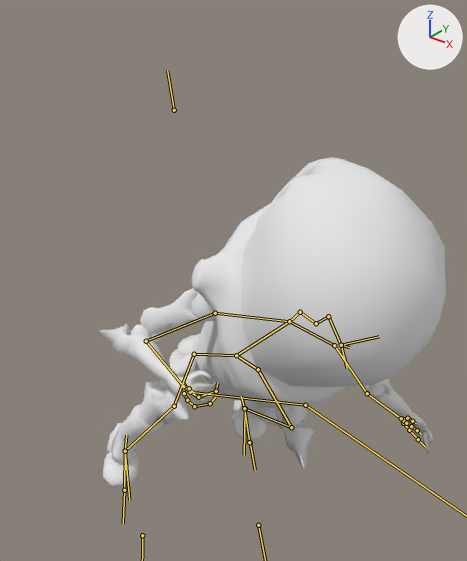
The Blender file Tools/Models/Players/martianwarrior_v_3.blend: old version first, new version second.
Before and after are seen from a camera (50 mm lens) standing at (43.6, -46.6, 33.4) and looking at (5.3, 1.3, 3.7). Every picture has the same lights, and +X, +Y and +Z are marked at upper right. Both versions are drawn at the pose saved in each file; the numbers are the values there. The bones that bend it are drawn over the model as lines.

Objects in the first picture: 'Body', 'Helmet'.
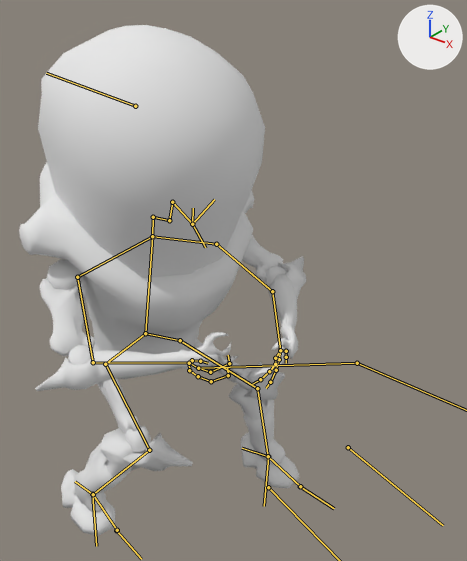
What the commit changed:
Bone 'master' (bone_master) moves from (0.31, -0.84, 0.64) to (0.67, -0.92, 0.64).
Bone 'master' (bone_master) turns from (0, 0, -45) to (0, 0, -73) degrees about its own x, y and z.
Bone 'Spine' (bone_spine) moves from (0.5, -1.32, 0.02) to (-0.32, -0.75, 0.59).
Bone 'Spine' (bone_spine) turns from (38, 6, -23) to (15, -2, 0) degrees about its own x, y and z.
Bone 'Neck001' (bone_neck001) turns from (7, 3, 4) to (13, 6, 9) degrees about its own x, y and z.
Bone 'Neck002' (bone_neck002) turns from (-1, 1, 4) to (-32, -2, -4) degrees about its own x, y and z.
Bone 'Neck003' (bone_neck003) turns from (-5, 2, 0) to (18, -7, -2) degrees about its own x, y and z.
Bone 'Head' (bone_head) turns from (25, -1, 25) to (13, -2, 19) degrees about its own x, y and z.
Bone 'eyebrow.l' (bone_eyebrow_l) turns from (0, 0, 0) to (6, 7, -9) degrees about its own x, y and z.
Bone 'eyebrow.l' (bone_eyebrow_l) is rescaled from (1.16, 1.16, 1.16) to (0.98, 0.98, 0.98).
Bone 'eyebrow.r' (bone_eyebrow_r) turns from (0, 0, 0) to (5, -4, 5) degrees about its own x, y and z.
Bone 'eyebrow.r' (bone_eyebrow_r) is rescaled from (1.18, 1.18, 1.18) to (0.96, 0.96, 0.96).
Bone 'bicep.l' (bone_bicep_l) turns from (2, 15, -24) to (22, 24, -68) degrees about its own x, y and z.
Bone 'forearm.l' (bone_forearm_l) turns from (-20, 15, 40) to (-7, 5, -16) degrees about its own x, y and z.
Bone 'hand01.l' (bone_hand01_l) turns from (1, -33, -15) to (-10, -30, -9) degrees about its own x, y and z.
Bone 'middlefinger.l' (bone_middlefinger_l) turns from (0, -1, -10) to (-6, 2, -6) degrees about its own x, y and z.
Bone 'hand02.l' (bone_hand02_l) turns from (63, -22, -12) to (7, -3, -35) degrees about its own x, y and z.
Bone 'pinky.l' (bone_pinky_l) turns from (-58, -7, -20) to (-1, 2, -9) degrees about its own x, y and z.
Bone 'pinky.l.001' (bone_pinky_l_001) turns from (-4, 3, 19) to (-4, 0, -7) degrees about its own x, y and z.
Bone 'hand03.l' (bone_hand03_l) turns from (1, -17, 29) to (-11, -18, 33) degrees about its own x, y and z.
Bone 'bicep.r' (bone_bicep_r) turns from (-35, -14, 20) to (-36, 9, 62) degrees about its own x, y and z.
Bone 'forearm.r' (bone_forearm_r) turns from (34, -10, 81) to (-7, -1, 47) degrees about its own x, y and z.
Bone 'hand01.r' (bone_hand01_r) turns from (2, -15, 7) to (12, -13, -38) degrees about its own x, y and z.
Bone 'hand03.r' (bone_hand03_r) turns from (-3, -11, 11) to (18, -31, -7) degrees about its own x, y and z.
Bone 'hand02.r' (bone_hand02_r) turns from (-10, -2, -11) to (-33, 19, -22) degrees about its own x, y and z.
Bone 'shin.l' (bone_shin_l) turns from (179, 26, 64) to (2, -1, -4) degrees about its own x, y and z.
Bone 'shin.r' (bone_shin_r) turns from (0, 0, 0) to (106, -24, -24) degrees about its own x, y and z.
Bone 'ik_foot.l' (bone_ik_foot_l) moves from (0.27, 0.01, 0.27) to (0.29, 0.0, -1.07).
Bone 'ik_foot.l' (bone_ik_foot_l) turns from (0, 0, 0) to (1, -15, 1) degrees about its own x, y and z.
Bone 'ik_foot.r' (bone_ik_foot_r) moves from (-0.25, -0.01, -0.25) to (-0.59, 0.03, -0.58).
Bone 'ik_foot.r' (bone_ik_foot_r) turns from (0, 0, 0) to (0, -8, 2) degrees about its own x, y and z.

Boxes (x1, y1, x2, y2) around the edits, measured in the pictures (467 x 561 px):
'Helmet', posed (11% wider, 11% taller): before (241, 159, 446, 387); after (38, 25, 265, 278)
'Body', posed: before (100, 157, 433, 488); after (19, 162, 306, 536)
bone 'master', root to tip: before (174, 110) to (167, 70); after (135, 106) to (46, 73)
bone 'Spine', root to tip: before (236, 355) to (289, 321); after (145, 333) to (152, 236)
bone 'Neck001', root to tip: before (289, 321) to (300, 312); after (152, 236) to (153, 217)
bone 'Neck002', root to tip: before (300, 312) to (316, 323); after (153, 217) to (169, 220)
bone 'Neck003', root to tip: before (316, 323) to (328, 316); after (169, 220) to (172, 202)
bone 'Head', root to tip: before (328, 316) to (341, 345); after (172, 202) to (192, 224)
bone 'eyebrow.l', root to tip: before (341, 345) to (379, 336); after (192, 224) to (214, 199)
bone 'eyebrow.r', root to tip: before (341, 345) to (349, 347); after (192, 224) to (193, 208)
bone 'bicep.l', root to tip: before (334, 345) to (367, 393); after (216, 244) to (272, 291)
bone 'forearm.l', root to tip: before (367, 393) to (401, 418); after (272, 291) to (280, 350)
bone 'hand01.l', root to tip: before (401, 418) to (403, 423); after (280, 350) to (279, 359)
bone 'middlefinger.l', root to tip: before (403, 423) to (409, 430); after (279, 359) to (276, 370)
bone 'hand02.l', root to tip: before (401, 418) to (404, 421); after (280, 350) to (275, 358)
bone 'pinky.l', root to tip: before (404, 421) to (406, 423); after (275, 358) to (275, 364)
bone 'pinky.l.001', root to tip: before (406, 423) to (411, 426); after (275, 364) to (269, 371)
bone 'hand03.l', root to tip: before (401, 418) to (407, 418); after (280, 350) to (286, 351)
bone 'bicep.r', root to tip: before (215, 313) to (146, 341); after (77, 277) to (93, 362)
bone 'forearm.r', root to tip: before (146, 341) to (183, 386); after (93, 362) to (189, 363)
bone 'hand01.r', root to tip: before (183, 386) to (190, 392); after (189, 363) to (198, 368)
bone 'hand03.r', root to tip: before (183, 386) to (184, 385); after (189, 363) to (192, 360)
bone 'hand02.r', root to tip: before (183, 386) to (184, 393); after (189, 363) to (189, 370)
bone 'shin.l', root to tip: before (291, 427) to (244, 408); after (257, 388) to (268, 456)
bone 'shin.r', root to tip: before (174, 406) to (125, 451); after (149, 450) to (93, 494)
bone 'ik_foot.l', root to tip: before (245, 408) to (244, 455); after (268, 456) to (264, 506)
bone 'ik_foot.r', root to tip: before (125, 450) to (129, 500); after (92, 494) to (96, 546)
